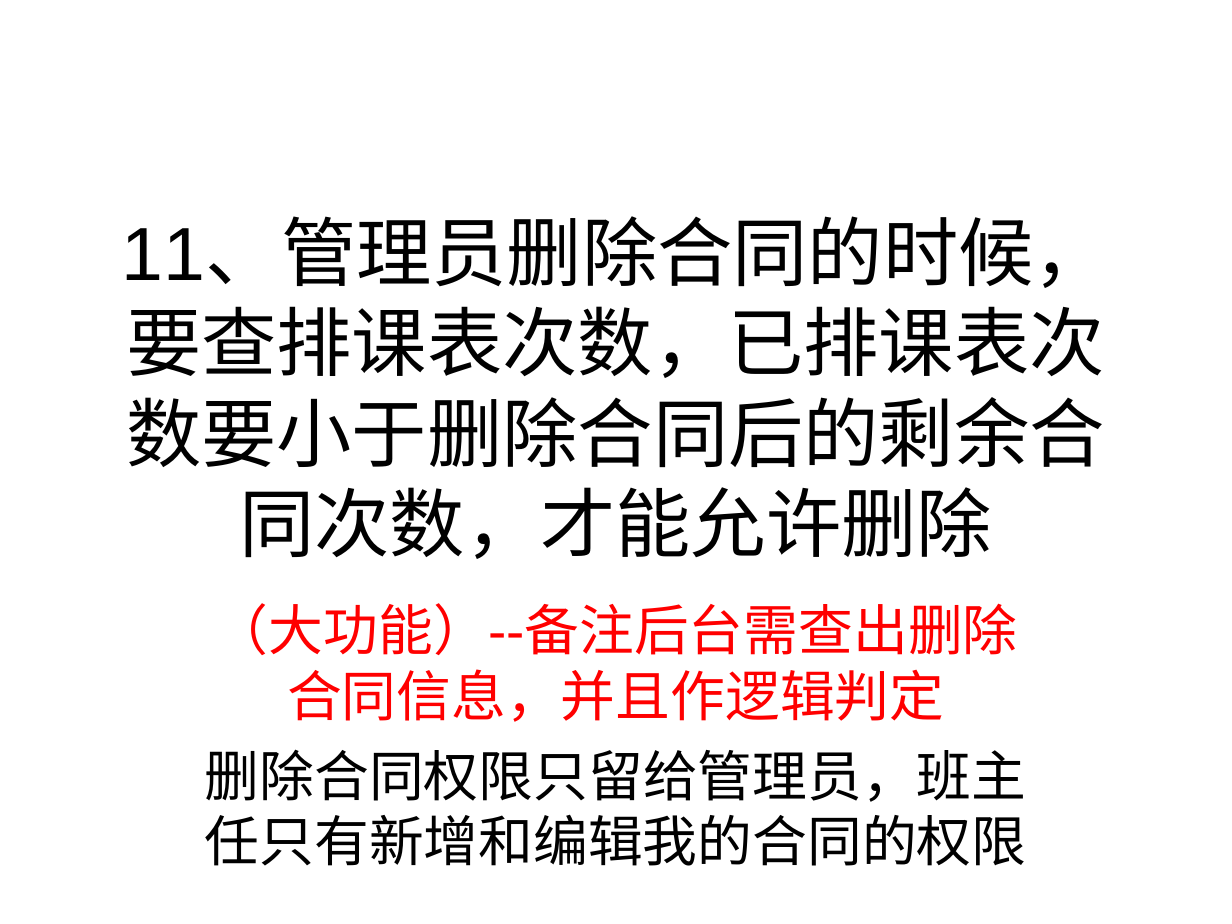
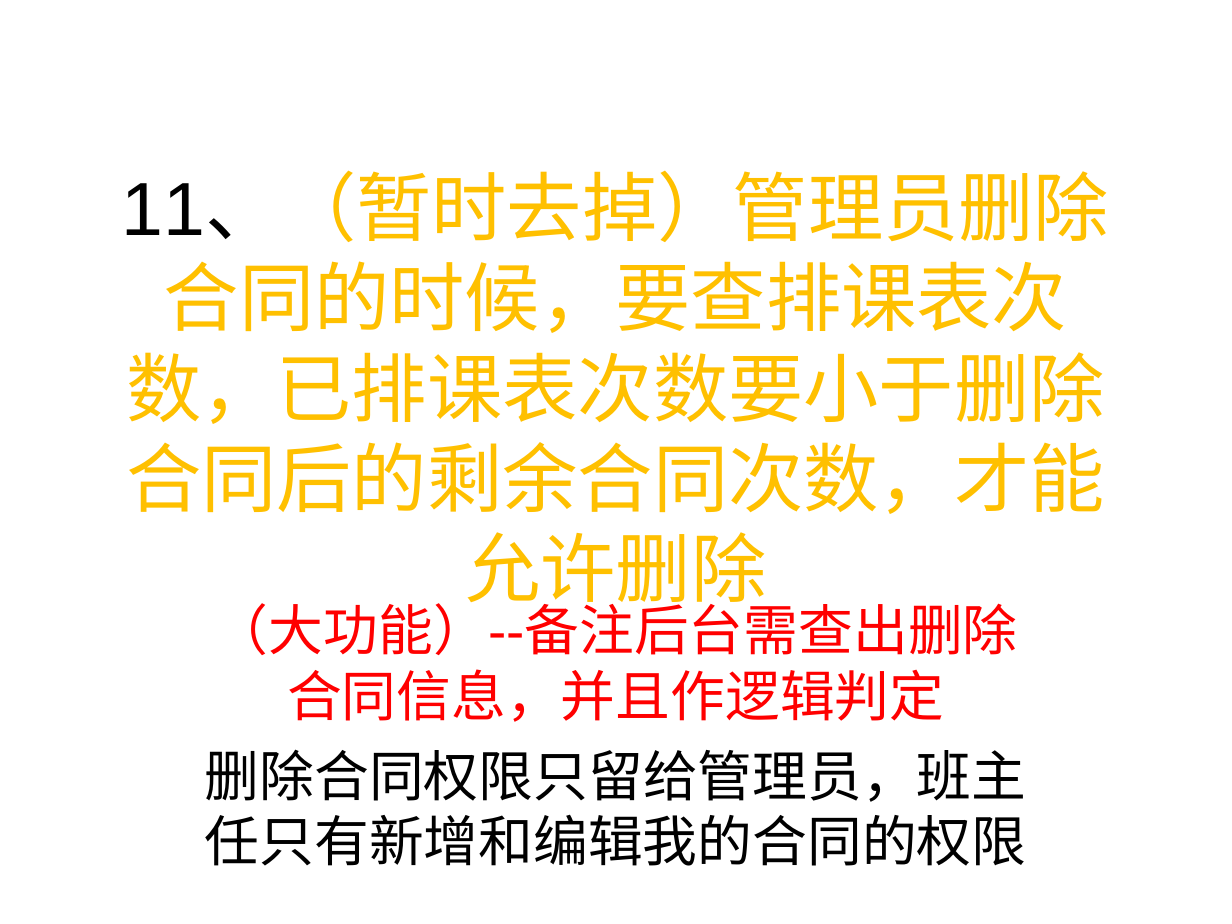
Before and after one commit to lieoluntan/sdpkRW, a slide deck: slide 11 of 个人测试任务表/0121测试问题/0121总任务（16点修订版）.ppt. Drawn at 1232x924 pixels with LibreOffice and Linux fonts; fonts in the diff are those of the drawing. Boxes give left, top, right and bottom in pixels: in the first picture for what was removed or moved away, otherwise in the second. Text is boxed around its words. In the diff, an @@ line names an element or a change of style, - is before the commit and + after.

```diff
--- a/个人测试任务表/0121测试问题/0121总任务（16点修订版）.ppt
+++ b/个人测试任务表/0121测试问题/0121总任务（16点修订版）.ppt
@@ title at [122, 175, 1109, 615]: text changed; text colour #000000 to #FFC000 @@
-11、管理员删除合同的时候，要查排课表次数，已排课表次数要小于删除合同后的剩余合同次数，才能允许删除
+11、（暂时去掉）管理员删除合同的时候，要查排课表次数，已排课表次数要小于删除合同后的剩余合同次数，才能允许删除
```
Also in this commit, not shown: 7 other slides changed, 1 slide added.
